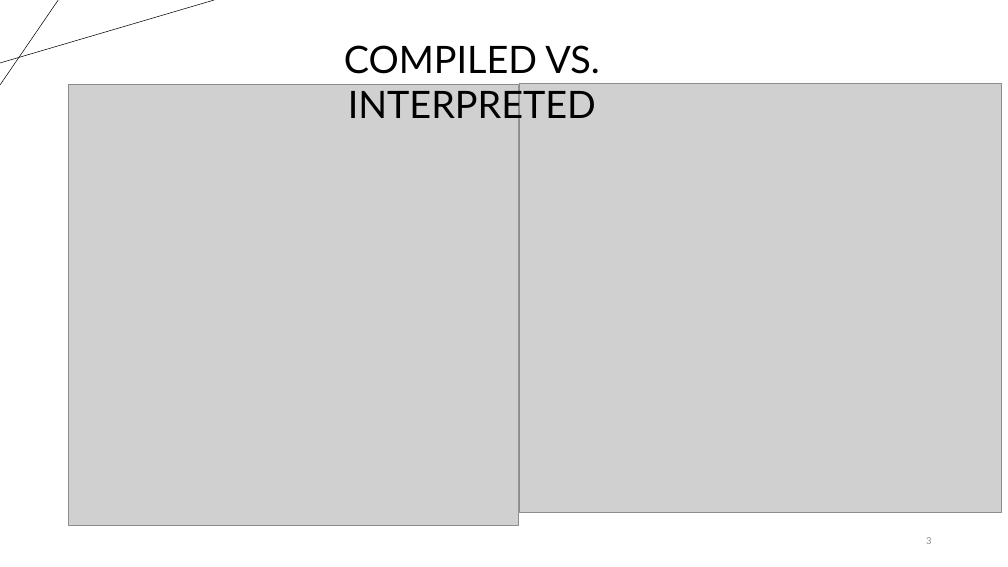
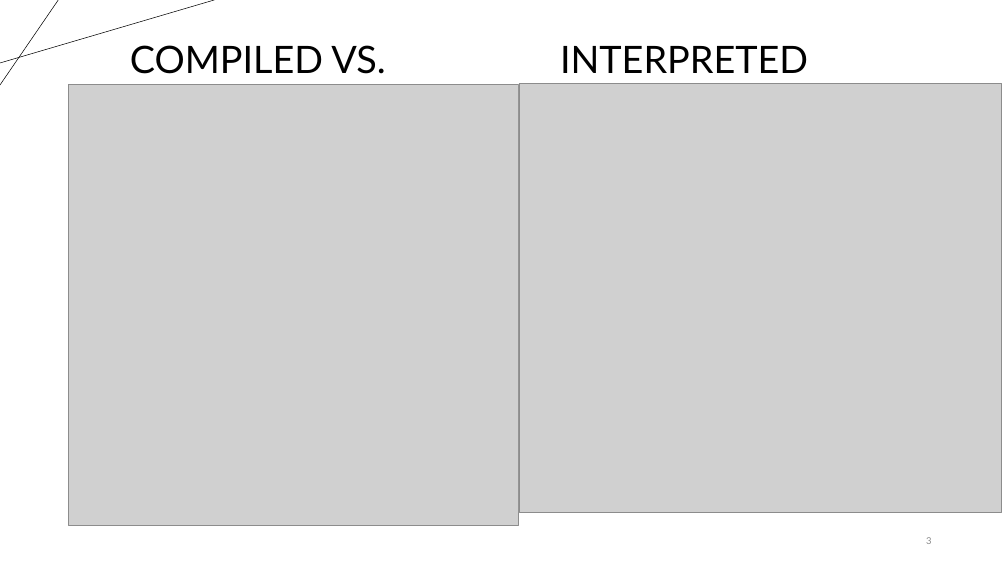
Before and after one commit to Shehabhassan1/Micro_python_with_ESP8266, a slide deck: slide 3 of Tutorial/lesson1/Micro python With ESP8266-1.pptx. Drawn at 1008x567 pixels with LibreOffice and Linux fonts; fonts in the diff are those of the drawing; grey boxes stand for pictures. Boxes give left, top, right and bottom in pixels: in the first picture for what was removed or moved away, otherwise in the second. Text is boxed around its words. In the diff, an @@ line names an element or a change of style, - is before the commit and + after.

```diff
--- a/Tutorial/lesson1/Micro python With ESP8266-1.pptx
+++ b/Tutorial/lesson1/Micro python With ESP8266-1.pptx
@@ text "COMPILED VS. INTERPRETED" rewrapped from (x1=344, y1=45, x2=599, y2=125) to (x1=130, y1=45, x2=808, y2=74) @@
```
Also in this commit, not shown: 5 other slides changed, 7 other files.
